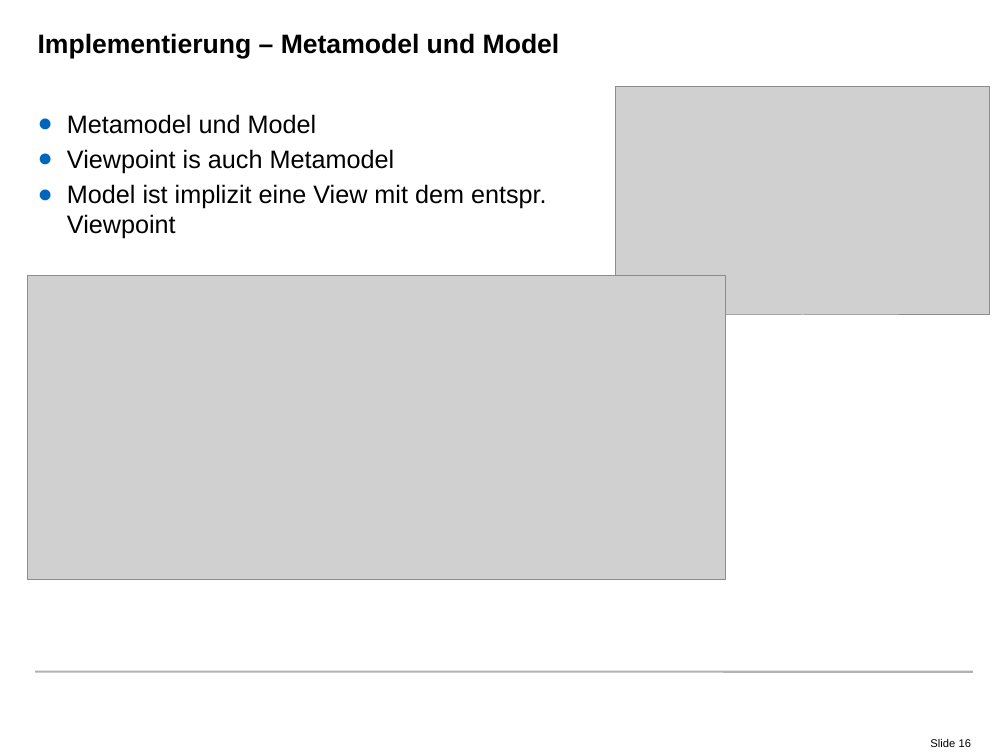
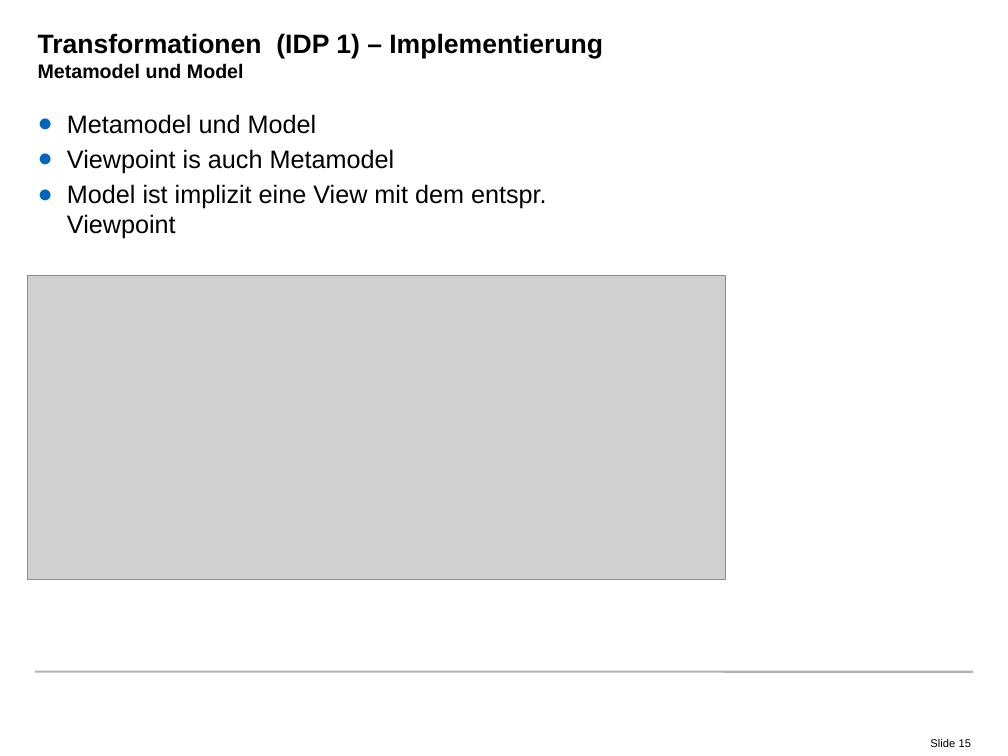
Before and after one commit to radke-tum/idp, a slide deck: slide 15 of pssif/doc/PSSIF.pptx (slide 16 before the commit). Drawn at 1008x756 pixels with LibreOffice and Linux fonts; fonts in the diff are those of the drawing; grey boxes stand for pictures; background and template pictures are left out. Boxes give left, top, right and bottom in pixels: in the first picture for what was removed or moved away, otherwise in the second. Text is boxed around its words. In the diff, an @@ line names an element or a change of style, - is before the commit and + after.

Commit message:
Presentation: Pretty structure, passable pictures.

```diff
--- a/pssif/doc/PSSIF.pptx
+++ b/pssif/doc/PSSIF.pptx
@@ title at (38, 33, 603, 79): text changed @@
-Implementierung – Metamodel und Model
+Transformationen (IDP 1) – Implementierung
+Metamodel und Model
@@ picture removed at (615, 87, 990, 316) @@
@@ page number at (930, 739, 971, 747): text changed @@
-Slide 16
+Slide 15
```
Also in this commit, not shown: 32 other slides changed, 4 slides added, 6 slides removed, 8 other files.
